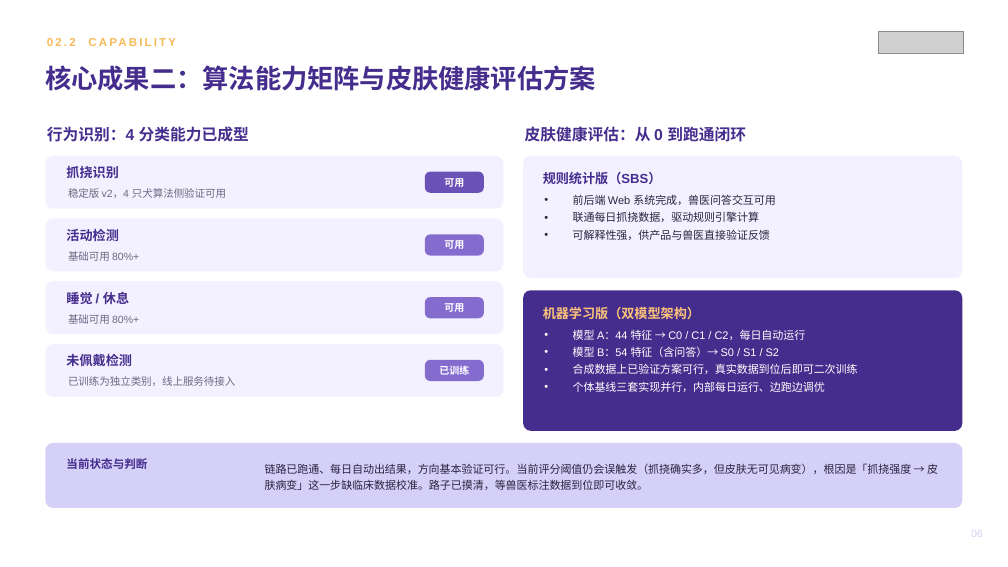
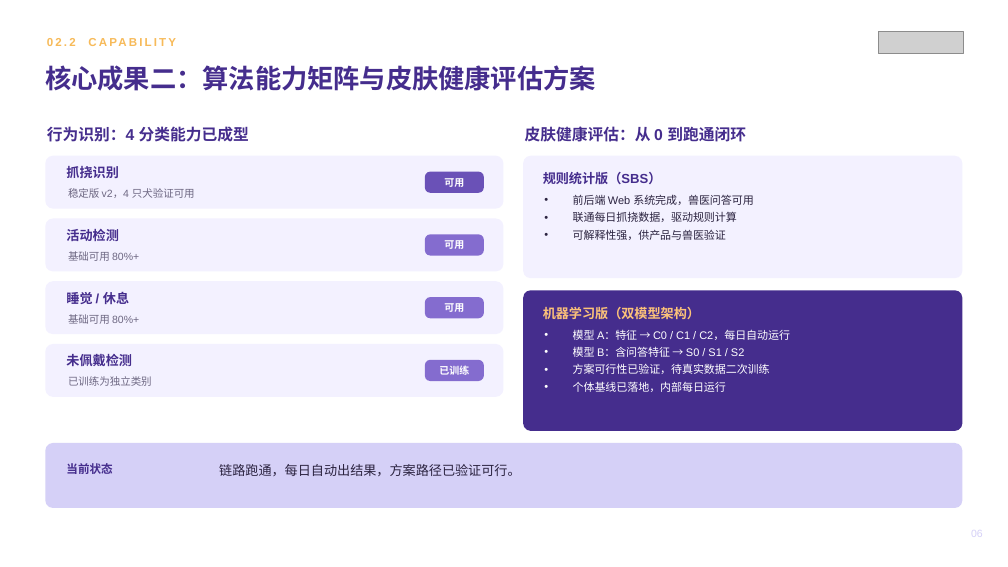
Before and after one commit to zhuyetuo/workplace_soft_skills, a slide deck: slide 6 of 转正述职/转正述职报告-朱业拓.pptx. Drawn at 1008x567 pixels with LibreOffice and Linux fonts; fonts in the diff are those of the drawing; grey boxes stand for pictures. Boxes give left, top, right and bottom in pixels: in the first picture for what was removed or moved away, otherwise in the second. Text is boxed around its words. In the diff, an @@ line names an element or a change of style, - is before the commit and + after.

```diff
--- a/转正述职/转正述职报告-朱业拓.pptx
+++ b/转正述职/转正述职报告-朱业拓.pptx
@@ text at box(68, 188, 195, 198): text changed @@
-稳定版 v2，4 只犬算法侧验证可用
+稳定版 v2，4 只犬验证可用
@@ text at box(573, 194, 753, 240): text changed @@
-• 前后端 Web 系统完成，兽医问答交互可用
-• 联通每日抓挠数据，驱动规则引擎计算
-• 可解释性强，供产品与兽医直接验证反馈
+• 前后端 Web 系统完成，兽医问答可用
+• 联通每日抓挠数据，驱动规则计算
+• 可解释性强，供产品与兽医验证
@@ text at box(573, 327, 790, 392): text changed @@
-• 模型 A：44 特征 → C0 / C1 / C2，每日自动运行
-• 模型 B：54 特征（含问答）→ S0 / S1 / S2
-• 合成数据上已验证方案可行，真实数据到位后即可二次训练
-• 个体基线三套实现并行，内部每日运行、边跑边调优
+• 模型 A：特征 → C0 / C1 / C2，每日自动运行
+• 模型 B：含问答特征 → S0 / S1 / S2
+• 方案可行性已验证，待真实数据二次训练
+• 个体基线已落地，内部每日运行
@@ text at box(68, 376, 152, 386): text changed @@
-已训练为独立类别，线上服务待接入
+已训练为独立类别
@@ text at box(66, 463, 112, 474): text changed @@
-当前状态与判断
+当前状态
@@ text at box(219, 464, 520, 476): text changed; size 10.5 to 12.5 pt @@
-链路已跑通、每日自动出结果，方向基本验证可行。当前评分阈值仍会误触发（抓挠确实多，但皮肤无可见病变），根因是「抓挠强度 → 皮肤病变」这一步缺临床数据校准。路子已摸清，等兽医标注数据到位即可收敛。
+链路跑通，每日自动出结果，方案路径已验证可行。
```
Also in this commit, not shown: 9 other slides changed, 1 other file.
